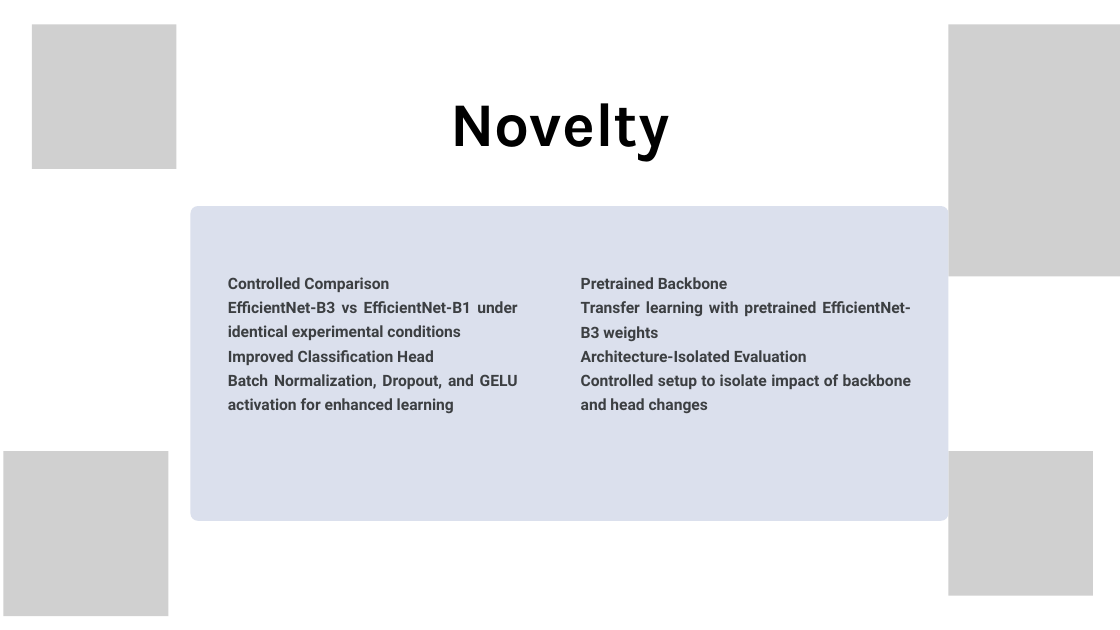
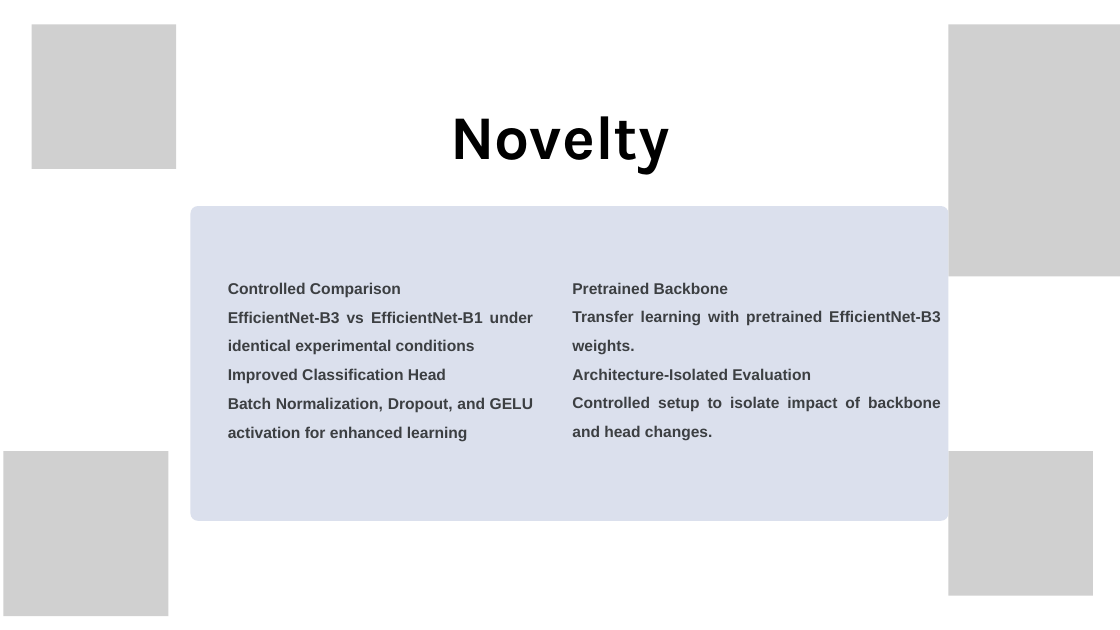
Before and after one commit to Belugabilli/BrainTumor-PE-1, a slide deck: slide 10 of Report/EfficientNet-B3 Project.pptx. Drawn at 1120x630 pixels with LibreOffice and Linux fonts; fonts in the diff are those of the drawing; grey boxes stand for pictures; background and template pictures are left out. Boxes give left, top, right and bottom in pixels: in the first picture for what was removed or moved away, otherwise in the second. Text is boxed around its words. In the diff, an @@ line names an element or a change of style, - is before the commit and + after.

```diff
--- a/Report/EfficientNet-B3 Project.pptx
+++ b/Report/EfficientNet-B3 Project.pptx
@@ text "Novelty" at (450, 116, 670, 175): line spacing 85.5pt to 1.07 @@
@@ text "Controlled Comparison" at (228, 282, 533, 441): font Roboto to Arial; line spacing 30.9pt to 1.54 @@
@@ text "Pretrained Backbone": place and size @@
-text "Pretrained Backbone" at (581, 277, 911, 413)
+text "Pretrained Backbone" at (572, 282, 941, 440)
@@ text at (572, 282, 811, 380): size 20.1 to 20 pt, font Roboto to Arial in "Pretrained Backbone", "Architecture-Isolated Evaluation"; line spacing 30.9pt to 1.54 @@
@@ text at (572, 310, 941, 354): text changed; size 20.1 to 20 pt; font Roboto to Arial @@
-Transfer learning with pretrained EfficientNet-B3 weights
+Transfer learning with pretrained EfficientNet-B3 weights.
@@ text at (572, 396, 941, 440): text changed; size 20.1 to 20 pt; font Roboto to Arial @@
-Controlled setup to isolate impact of backbone and head changes
+Controlled setup to isolate impact of backbone and head changes.
```
Also in this commit, not shown: 26 other slides changed, 2 slides added, 3 slides removed.
